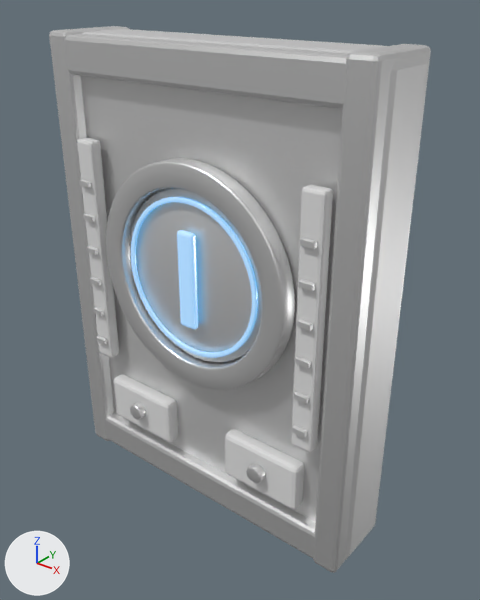
Two versions of the FBX model games/dreambound/art/generated/SM_TechPanel.fbx, one commit apart.
Rendered twice from a camera (50 mm lens) standing at (2.64, -3.13, 3.49) and looking at (0.13, 0.01, 1.55). The axes (+X, +Y, +Z) are drawn at lower left. The lights are the same throughout. The older version comes first. Objects named as collision shapes, trigger or cutter boxes, shadow casters or lower levels of detail are left out. Where no turn or scale is listed for an object, it has been applied to the vertices.

Names of what the first picture shows: 'SM_TechPanel'.
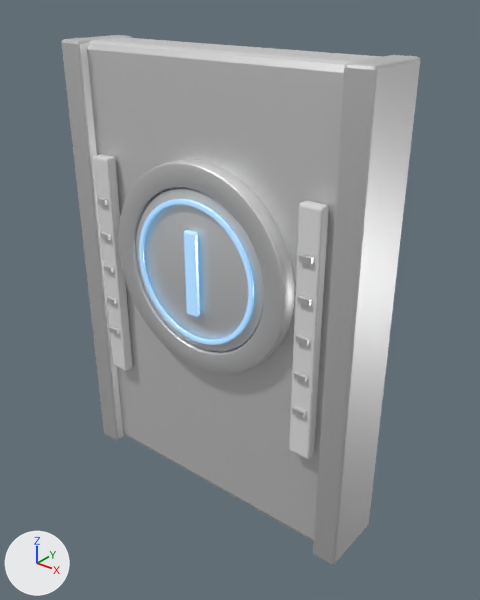
Where the newer file only moved an object's origin or applied its transform, the numbers keep the older frame.

Pixel boxes [x1, y1, x2, y2] of what changed, in the pictures (480 x 600 px; the box of a moved part takes in the faces that stretch with it):
'SM_TechPanel', reshaped (6% narrower): before [49, 26, 431, 573]; after [61, 35, 420, 565]
part 1 of me_sm_techpanel, moved or reshaped: before [81, 29, 428, 560]; after [87, 37, 382, 542]
part 2 of me_sm_techpanel, moved or reshaped: before [49, 26, 129, 441]; after [61, 35, 133, 440]
part 3 of me_sm_techpanel, moved or reshaped: before [313, 44, 431, 573]; after [313, 55, 420, 565]
part 4 of me_sm_techpanel, moved or reshaped: before [77, 138, 119, 358]; after [93, 154, 132, 371]
part 5 of me_sm_techpanel, moved or reshaped: before [96, 336, 107, 345]; after [109, 326, 119, 335]
part 6 of me_sm_techpanel, moved or reshaped: before [93, 307, 104, 316]; after [106, 296, 117, 305]
part 7 of me_sm_techpanel, moved or reshaped: before [90, 277, 101, 286]; after [103, 265, 114, 273]
part 8 of me_sm_techpanel, moved or reshaped: before [87, 246, 98, 255]; after [100, 232, 111, 240]
part 9 of me_sm_techpanel, moved or reshaped: before [83, 214, 95, 222]; after [97, 197, 108, 206]
part 10 of me_sm_techpanel, moved or reshaped: before [291, 184, 333, 452]; after [289, 201, 329, 459]
part 11 of me_sm_techpanel, moved or reshaped: before [292, 425, 307, 438]; after [292, 406, 306, 418]
part 12 of me_sm_techpanel, moved or reshaped: before [293, 392, 309, 404]; after [294, 371, 308, 383]
part 13 of me_sm_techpanel, moved or reshaped: before [295, 356, 311, 369]; after [295, 334, 309, 346]
part 14 of me_sm_techpanel, moved or reshaped: before [297, 319, 313, 331]; after [297, 295, 312, 307]
part 15 of me_sm_techpanel, moved or reshaped: before [298, 279, 315, 291]; after [299, 254, 314, 265]
part 16 of me_sm_techpanel, added: after [119, 159, 295, 375]
part 17 of me_sm_techpanel, added: after [139, 199, 254, 345]
part 18 of me_sm_techpanel, rebuilt (32% narrower, 29% shorter): before [106, 158, 295, 390]; after [136, 187, 264, 351]
part 19 of me_sm_techpanel, deleted: before [64, 34, 348, 558]
part 20 of me_sm_techpanel, moved or reshaped: before [177, 230, 198, 329]; after [184, 230, 200, 317]

The change, as a list of edits to the scene's bpy script:
```text
Change me_sm_techpanel:
    remove me_sm_techpanel.from_pydata(...)  # 2816 vertices, 2706 faces; spans x -1.19..1.19, y -0.39..0.26, z 0.0..3.19
    add me_sm_techpanel.from_pydata(...)  # 2432 vertices, 2354 faces; spans x -1.13..1.13, y -0.33..0.23, z 0.0..3.13
    me_sm_techpanel part 1: the loose piece of 56 vertices spanning x -1.19..1.19, y -0.24..0.24, z 0.0..3.18 is scaled about the mesh origin by (0.893, 0.826, 0.988)
    me_sm_techpanel part 2: the loose piece of 56 vertices spanning x -1.18..-1.0, y -0.32..0.25, z 0.01..3.19 is scaled about its middle by (1, 0.872, 0.988), then moved by (0.04, 0.02, -0.03)
    me_sm_techpanel part 3: the loose piece of 56 vertices spanning x 1.0..1.18, y -0.33..0.24, z 0.01..3.19 is scaled about its middle by (1, 0.872, 0.988), then moved by (-0.04, 0.02, -0.03)
    me_sm_techpanel part 4: the loose piece of 56 vertices spanning x -0.97..-0.81, y -0.35..-0.26, z 0.9..2.53 is moved by (0.06, 0.07, -0.12)
    me_sm_techpanel part 5: the loose piece of 56 vertices spanning x -0.94..-0.85, y -0.38..-0.35, z 1.03..1.07 is moved by (0.06, 0.08, 0.07), in mat_m_bronze (white #e7e7e7)
    me_sm_techpanel part 6: the loose piece of 56 vertices spanning x -0.94..-0.85, y -0.38..-0.35, z 1.27..1.31 is moved by (0.06, 0.08, 0.08), in mat_m_bronze (white #e7e7e7)
    me_sm_techpanel part 7: the loose piece of 56 vertices spanning x -0.94..-0.85, y -0.38..-0.35, z 1.51..1.55 is moved by (0.06, 0.08, 0.09), in mat_m_bronze (white #e7e7e7)
    me_sm_techpanel part 8: the loose piece of 56 vertices spanning x -0.94..-0.85, y -0.38..-0.35, z 1.75..1.79 is moved by (0.06, 0.08, 0.1), in mat_m_bronze (white #e7e7e7)
    me_sm_techpanel part 9: the loose piece of 56 vertices spanning x -0.94..-0.85, y -0.38..-0.35, z 1.99..2.03 is moved by (0.06, 0.08, 0.11), in mat_m_bronze (white #e7e7e7)
    me_sm_techpanel part 10: the loose piece of 56 vertices spanning x 0.81..0.96, y -0.36..-0.27, z 0.9..2.53 is moved by (-0.06, 0.07, -0.12)
    me_sm_techpanel part 11: the loose piece of 56 vertices spanning x 0.84..0.93, y -0.39..-0.36, z 1.03..1.07 is moved by (-0.06, 0.08, 0.07), in mat_m_bronze (white #e7e7e7)
    me_sm_techpanel part 12: the loose piece of 56 vertices spanning x 0.84..0.93, y -0.39..-0.36, z 1.27..1.31 is moved by (-0.06, 0.08, 0.08), in mat_m_bronze (white #e7e7e7)
    me_sm_techpanel part 13: the loose piece of 56 vertices spanning x 0.84..0.93, y -0.39..-0.36, z 1.51..1.55 is moved by (-0.06, 0.08, 0.09), in mat_m_bronze (white #e7e7e7)
    me_sm_techpanel part 14: the loose piece of 56 vertices spanning x 0.84..0.93, y -0.39..-0.36, z 1.75..1.79 is moved by (-0.06, 0.08, 0.1), in mat_m_bronze (white #e7e7e7)
    me_sm_techpanel part 15: the loose piece of 56 vertices spanning x 0.84..0.93, y -0.39..-0.36, z 1.99..2.03 is moved by (-0.06, 0.08, 0.11), in mat_m_bronze (white #e7e7e7)
    me_sm_techpanel part 16: a new loose piece, a torus around y (ring radius 0.63, tube radius 0.09) spanning x -0.7..0.7, y -0.3..-0.18, z 1.11..2.51, in mat_m_bronze (white #e7e7e7)
    me_sm_techpanel part 17: a new loose piece, a torus around y (ring radius 0.465, tube radius 0.017) spanning x -0.48..0.48, y -0.31..-0.29, z 1.33..2.29, in mat_m_core (white #e7e7e7, glowing blue #3599d3)
    me_sm_techpanel part 18: the loose piece of 576 vertices spanning x -0.75..0.75, y -0.37..-0.25, z 1.03..2.53 is rebuilt with 288 vertices and now spans x -0.54..0.54, y -0.28..-0.24, z 1.27..2.35, in mat_m_darkmetal (white #e7e7e7)
    me_sm_techpanel part 19: 10 loose pieces with 1344 vertices, spanning x -1.12..1.12, y -0.39..0.26, z 0.03..3.17, are deleted
    me_sm_techpanel part 20: 55 vertices removed from x -0.07..0.06, y -0.38..-0.32, z 1.45..2.11; 55 vertices added at x -0.05..0.04, y -0.33..-0.29, z 1.52..2.1
```
